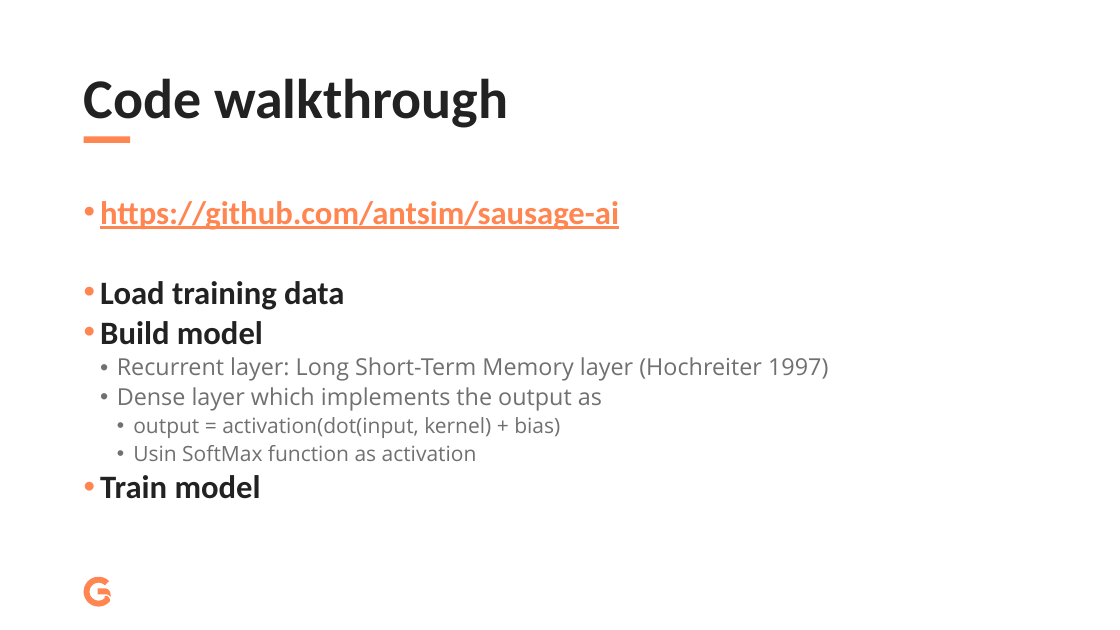
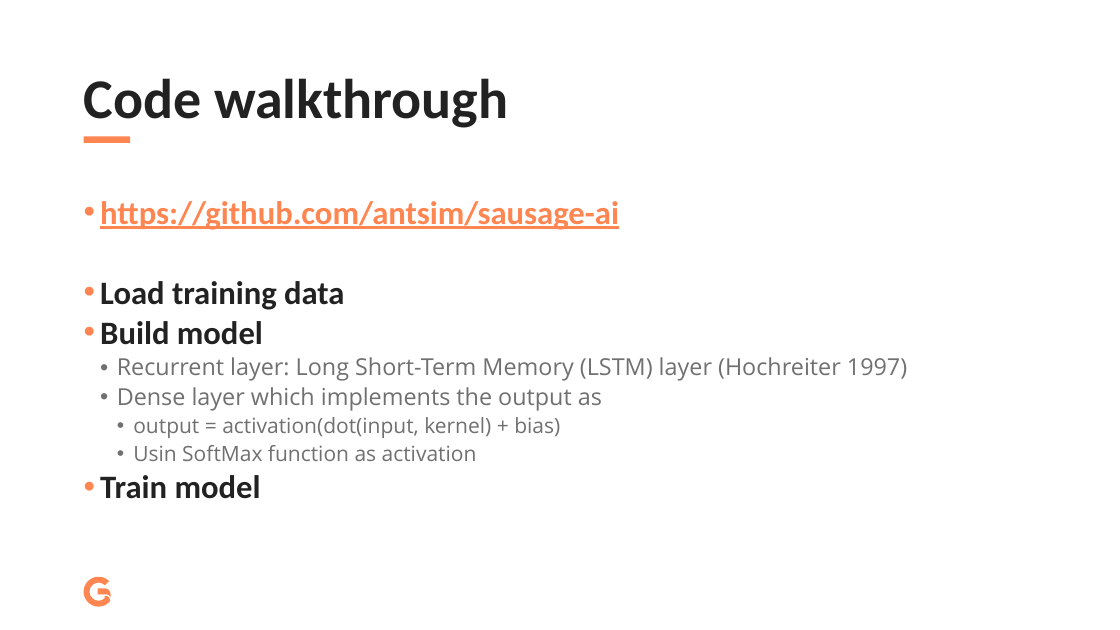
Before and after one commit to antsim/sausage-ai, a slide deck: slide 4 of presentation.pptx. Drawn at 1120x630 pixels with LibreOffice and Linux fonts; fonts in the diff are those of the drawing. Boxes give left, top, right and bottom in pixels: in the first picture for what was removed or moved away, otherwise in the second. Text is boxed around its words. In the diff, an @@ line names an element or a change of style, - is before the commit and + after.

```diff
--- a/presentation.pptx
+++ b/presentation.pptx
@@ text at bbox=[117, 357, 907, 381]: text changed @@
-  • Recurrent layer: Long Short-Term Memory layer (Hochreiter 1997)
+  • Recurrent layer: Long Short-Term Memory (LSTM) layer (Hochreiter 1997)
```
Also in this commit, not shown: 6 slides added, 1 other file.
